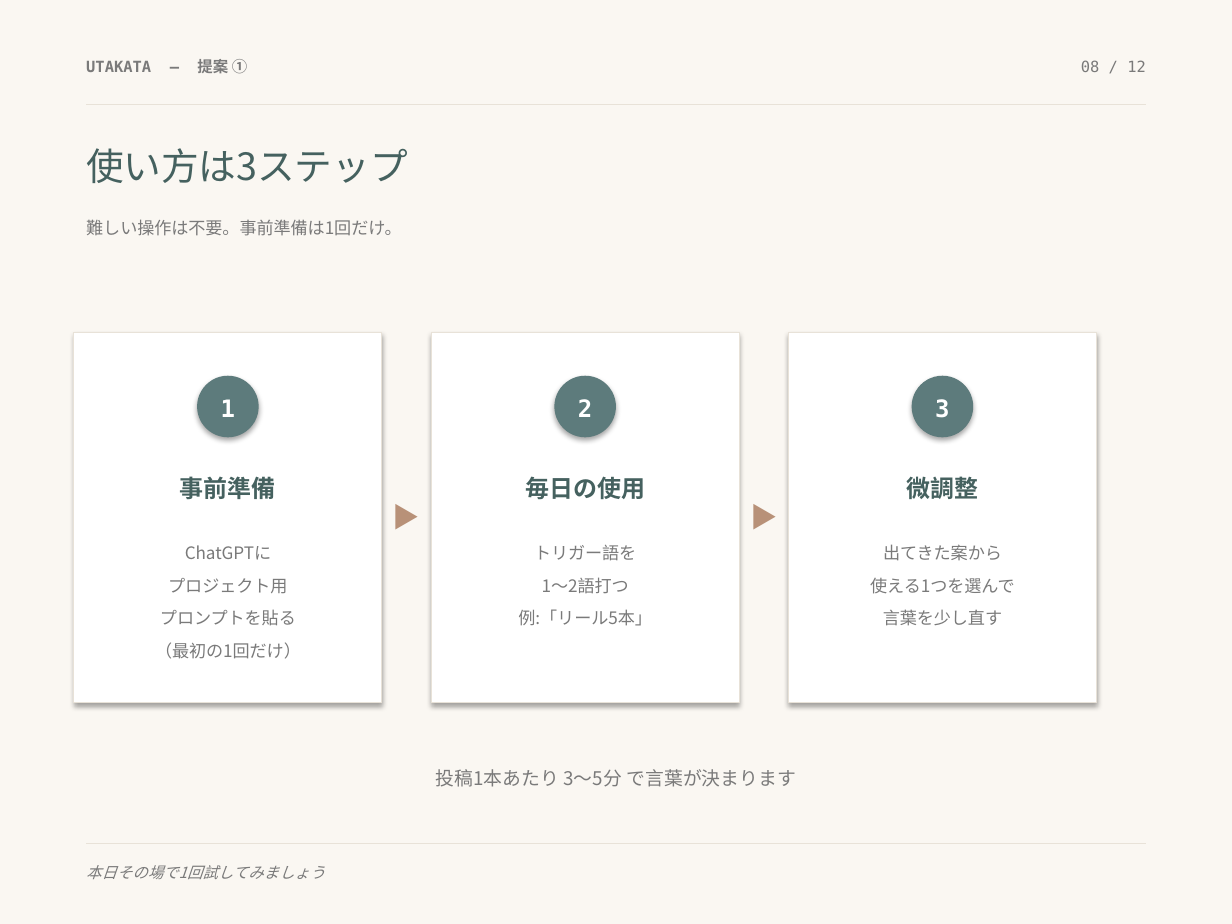
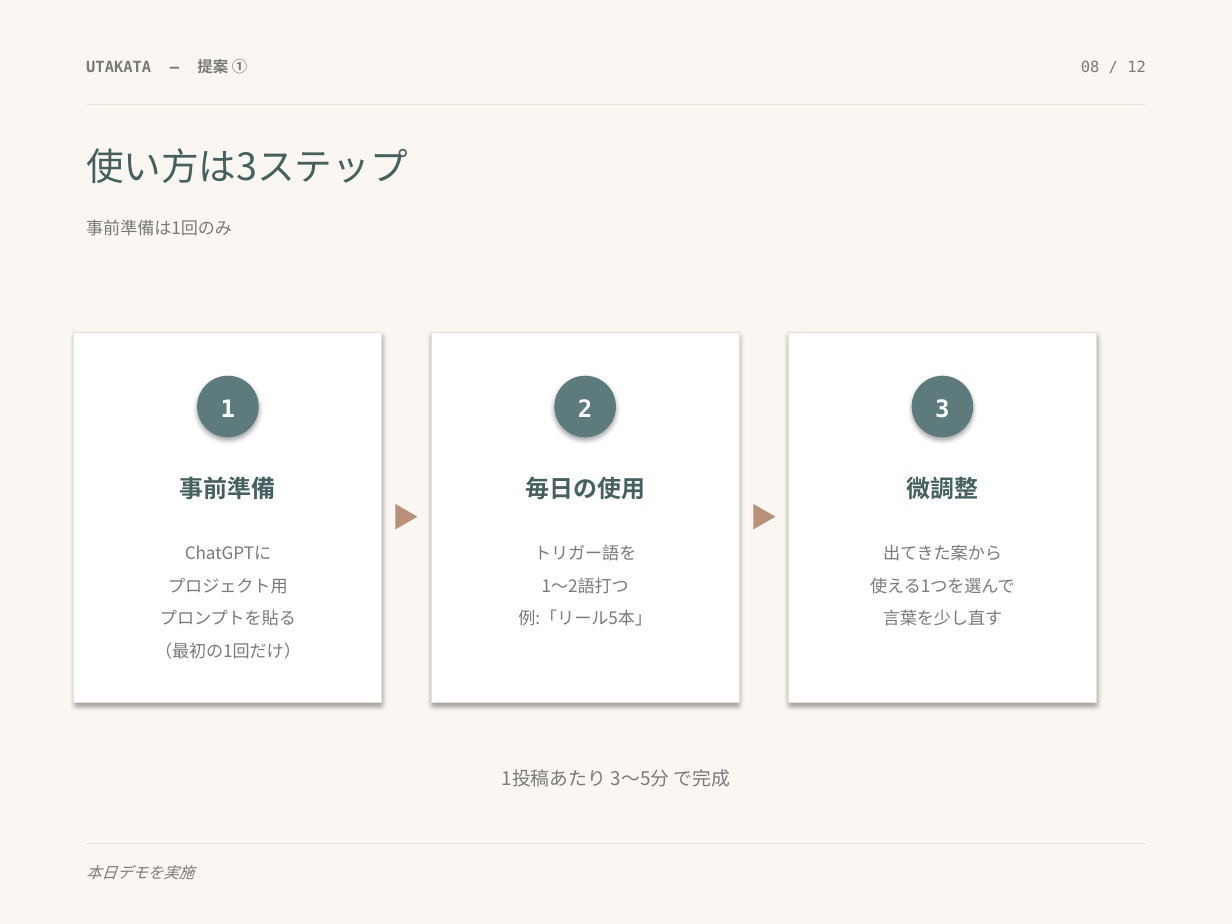
Before and after one commit to yamada-netizen/utakata-subtitle, a slide deck: slide 8 of salon-slides.pptx. Drawn at 1232x924 pixels with LibreOffice and Linux fonts; fonts in the diff are those of the drawing. Boxes give left, top, right and bottom in pixels: in the first picture for what was removed or moved away, otherwise in the second. Text is boxed around its words. In the diff, an @@ line names an element or a change of style, - is before the commit and + after.

```diff
--- a/salon-slides.pptx
+++ b/salon-slides.pptx
@@ text at <box>86,219,232,236</box>: text changed @@
-難しい操作は不要。事前準備は1回だけ。
+事前準備は1回のみ
@@ text at <box>502,769,731,787</box>: text changed @@
-投稿1本あたり 3〜5分 で言葉が決まります
+1投稿あたり 3〜5分 で完成
@@ text at <box>86,865,194,879</box>: text changed @@
-本日その場で1回試してみましょう
+本日デモを実施
```
Also in this commit, not shown: 11 other slides changed, 1 slide added, 1 slide removed, 2 other files.
